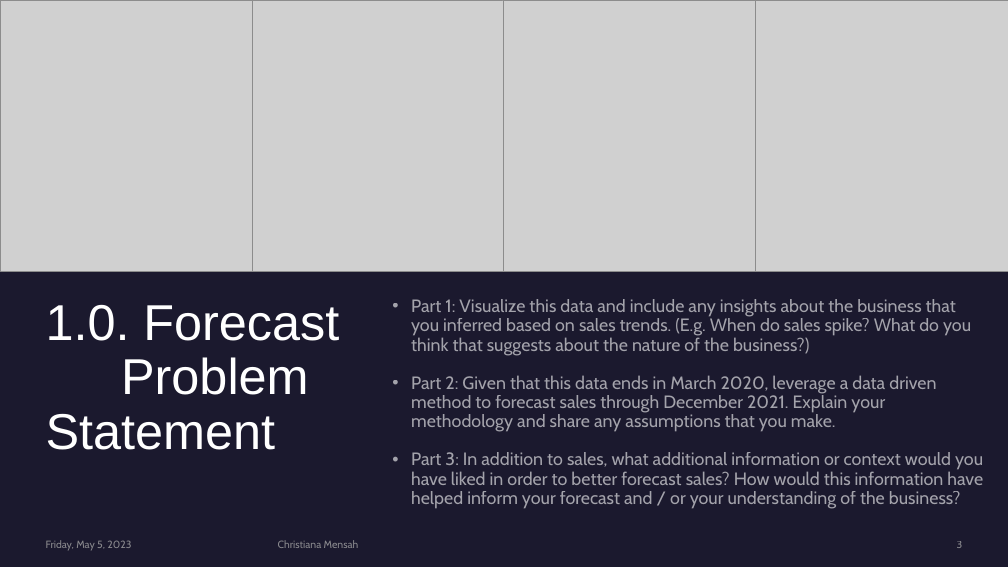
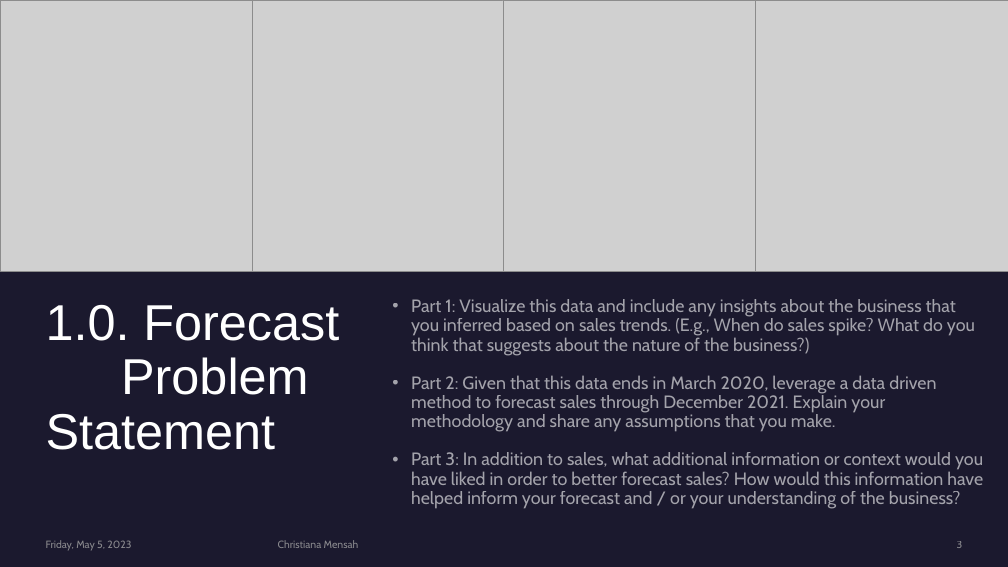
Before and after one commit to cmensah11/ForcastingCase, a slide deck: slide 3 of Forecast Analysis and SQL Queries.pptx. Drawn at 1008x567 pixels with LibreOffice and Linux fonts; fonts in the diff are those of the drawing; grey boxes stand for pictures. Boxes give left, top, right and bottom in pixels: in the first picture for what was removed or moved away, otherwise in the second. Text is boxed around its words. In the diff, an @@ line names an element or a change of style, - is before the commit and + after.

```diff
--- a/Forecast Analysis and SQL Queries.pptx
+++ b/Forecast Analysis and SQL Queries.pptx
@@ text at (x1=411, y1=299, x2=975, y2=356): text changed @@
-• Part 1: Visualize this data and include any insights about the business that you inferred based on sales trends. (E.g. When do sales spike? What do you think that suggests about the nature of the business?)
+• Part 1: Visualize this data and include any insights about the business that you inferred based on sales trends. (E.g., When do sales spike? What do you think that suggests about the nature of the business?)
```
Also in this commit, not shown: 4 other slides changed, 1 other file.
